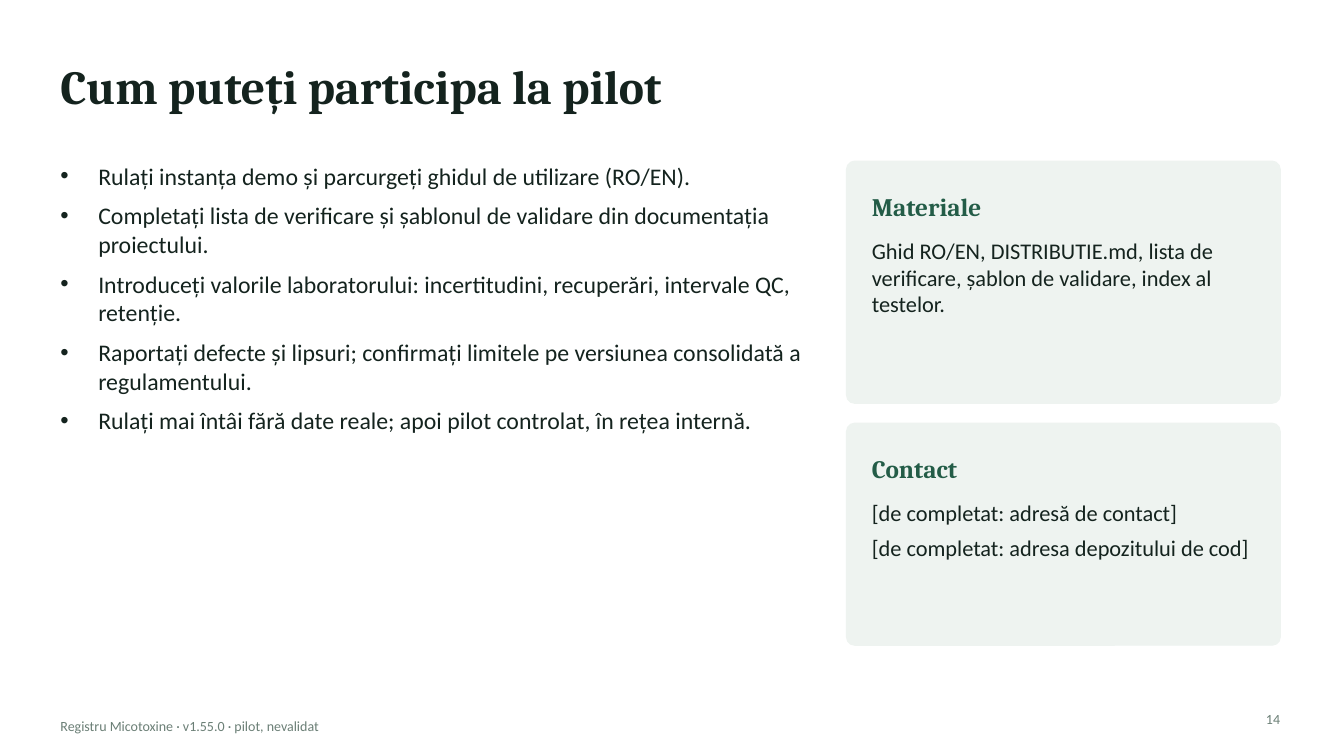
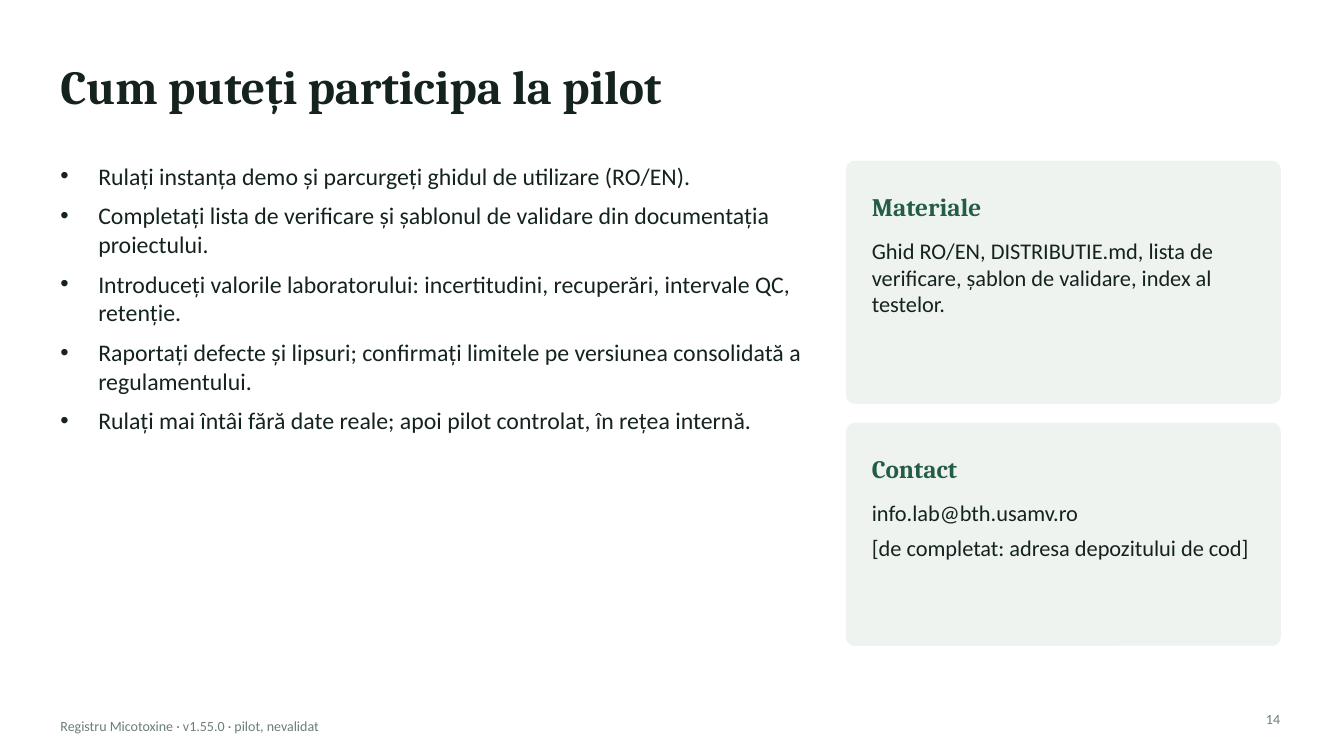
Before and after one commit to Radu-Cristian-Toma/registru-micotoxine, a slide deck: slide 14 of docs/prezentari/Prezentare_workshop_v1.55.0.pptx. Drawn at 1344x756 pixels with LibreOffice and Linux fonts; fonts in the diff are those of the drawing. Boxes give left, top, right and bottom in pixels: in the first picture for what was removed or moved away, otherwise in the second. Text is boxed around its words. In the diff, an @@ line names an element or a change of style, - is before the commit and + after.

```diff
--- a/docs/prezentari/Prezentare_workshop_v1.55.0.pptx
+++ b/docs/prezentari/Prezentare_workshop_v1.55.0.pptx
@@ text at (872, 505, 1078, 524): text changed @@
-[de completat: adresă de contact]
+info.lab@bth.usamv.ro
```
Also in this commit, not shown: 1 other file.
